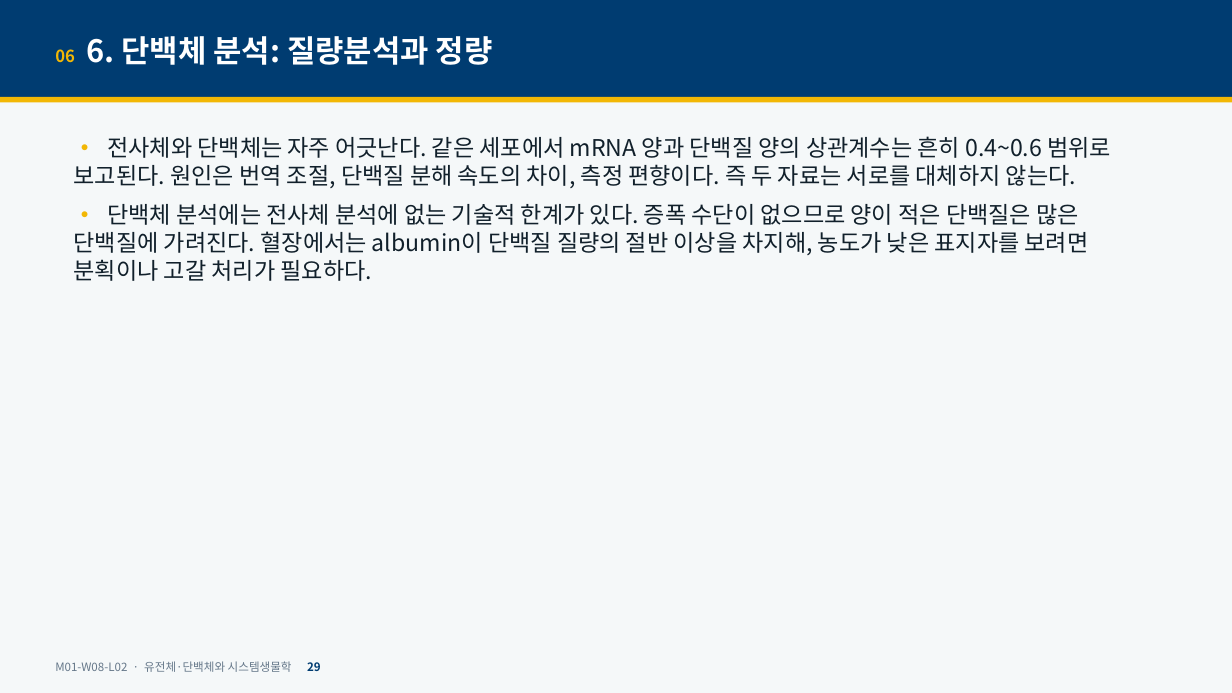
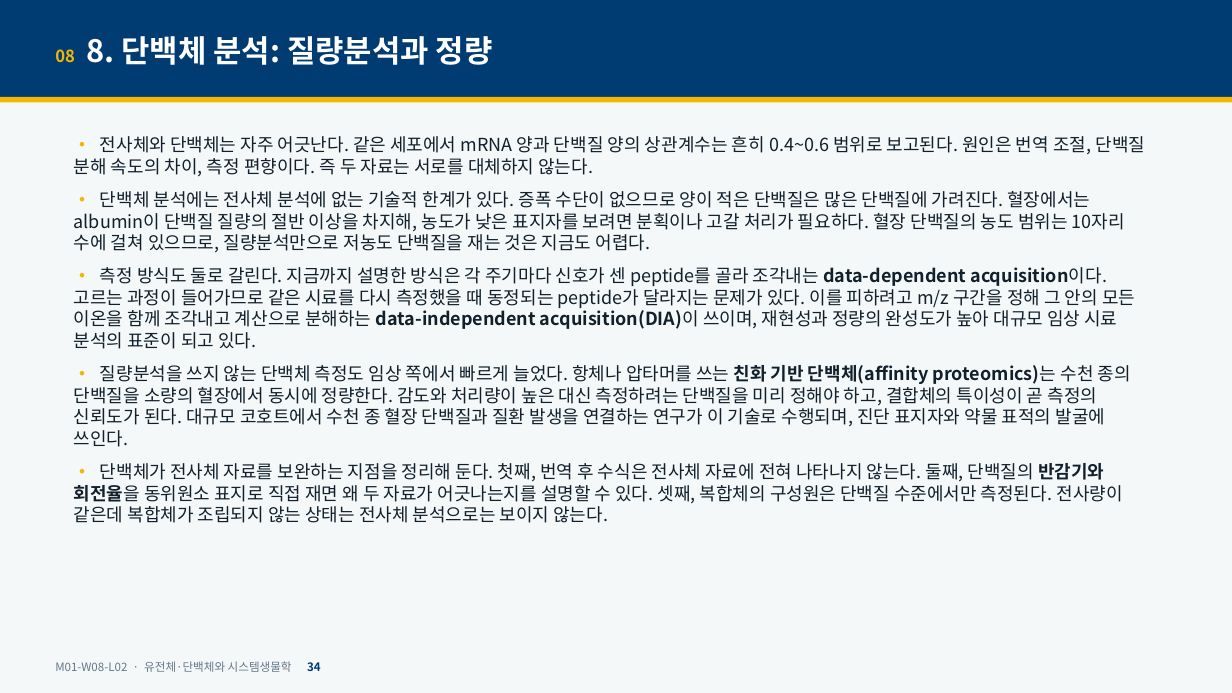
Before and after one commit to hoperiasd2/hoperiasd2.github.io, a slide deck: slide 34 of curriculum/M01/W08/L02/slides.pptx (slide 29 before the commit). Drawn at 1232x693 pixels with LibreOffice and Linux fonts; fonts in the diff are those of the drawing. Boxes give left, top, right and bottom in pixels: in the first picture for what was removed or moved away, otherwise in the second. Text is boxed around its words. In the diff, an @@ line names an element or a change of style, - is before the commit and + after.

```diff
--- a/curriculum/M01/W08/L02/slides.pptx
+++ b/curriculum/M01/W08/L02/slides.pptx
@@ text at (x1=55, y1=36, x2=493, y2=65): text changed @@
-06 6. 단백체 분석: 질량분석과 정량
+08 8. 단백체 분석: 질량분석과 정량
@@ text at (x1=74, y1=136, x2=1145, y2=177): size 18 to 14 pt in "• 전사체와 단백체는 자주 어긋난다. 같은 세포에서 ..." @@
@@ text at (x1=74, y1=191, x2=1135, y2=523): text changed; size 18 to 14 pt @@
-• 단백체 분석에는 전사체 분석에 없는 기술적 한계가 있다. 증폭 수단이 없으므로 양이 적은 단백질은 많은 단백질에 가려진다. 혈장에서는 albumin이 단백질 질량의 절반 이상을 차지해, 농도가 낮은 표지자를 보려면 분획이나 고갈 처리가 필요하다.
+• 단백체 분석에는 전사체 분석에 없는 기술적 한계가 있다. 증폭 수단이 없으므로 양이 적은 단백질은 많은 단백질에 가려진다. 혈장에서는 albumin이 단백질 질량의 절반 이상을 차지해, 농도가 낮은 표지자를 보려면 분획이나 고갈 처리가 필요하다. 혈장 단백질의 농도 범위는 10자리 수에 걸쳐 있으므로, 질량분석만으로 저농도 단백질을 재는 것은 지금도 어렵다.
+• 측정 방식도 둘로 갈린다. 지금까지 설명한 방식은 각 주기마다 신호가 센 peptide를 골라 조각내는 data-dependent acquisition이다. 고르는 과정이 들어가므로 같은 시료를 다시 측정했을 때 동정되는 peptide가 달라지는 문제가 있다. 이를 피하려고 m/z 구간을 정해 그 안의 모든 이온을 함께 조각내고 계산으로 분해하는 data-independent acquisition(DIA)이 쓰이며, 재현성과 정량의 완성도가 높아 대규모 임상 시료 분석의 표준이 되고 있다.
+• 질량분석을 쓰지 않는 단백체 측정도 임상 쪽에서 빠르게 늘었다. 항체나 압타머를 쓰는 친화 기반 단백체(affinity proteomics)는 수천 종의 단백질을 소량의 혈장에서 동시에 정량한다. 감도와 처리량이 높은 대신 측정하려는 단백질을 미리 정해야 하고, 결합체의 특이성이 곧 측정의 신뢰도가 된다. 대규모 코호트에서 수천 종 혈장 단백질과 질환 발생을 연결하는 연구가 이 기술로 수행되며, 진단 표지자와 약물 표적의 발굴에 쓰인다.
+• 단백체가 전사체 자료를 보완하는 지점을 정리해 둔다. 첫째, 번역 후 수식은 전사체 자료에 전혀 나타나지 않는다. 둘째, 단백질의 반감기와 회전율을 동위원소 표지로 직접 재면 왜 두 자료가 어긋나는지를 설명할 수 있다. 셋째, 복합체의 구성원은 단백질 수준에서만 측정된다. 전사량이 같은데 복합체가 조립되지 않는 상태는 전사체 분석으로는 보이지 않는다.
@@ text at (x1=55, y1=661, x2=321, y2=672): text changed @@
-M01-W08-L02 · 유전체·단백체와 시스템생물학 29
+M01-W08-L02 · 유전체·단백체와 시스템생물학 34
```
Also in this commit, not shown: 41 other slides changed, 15 slides added, 5 other files.
